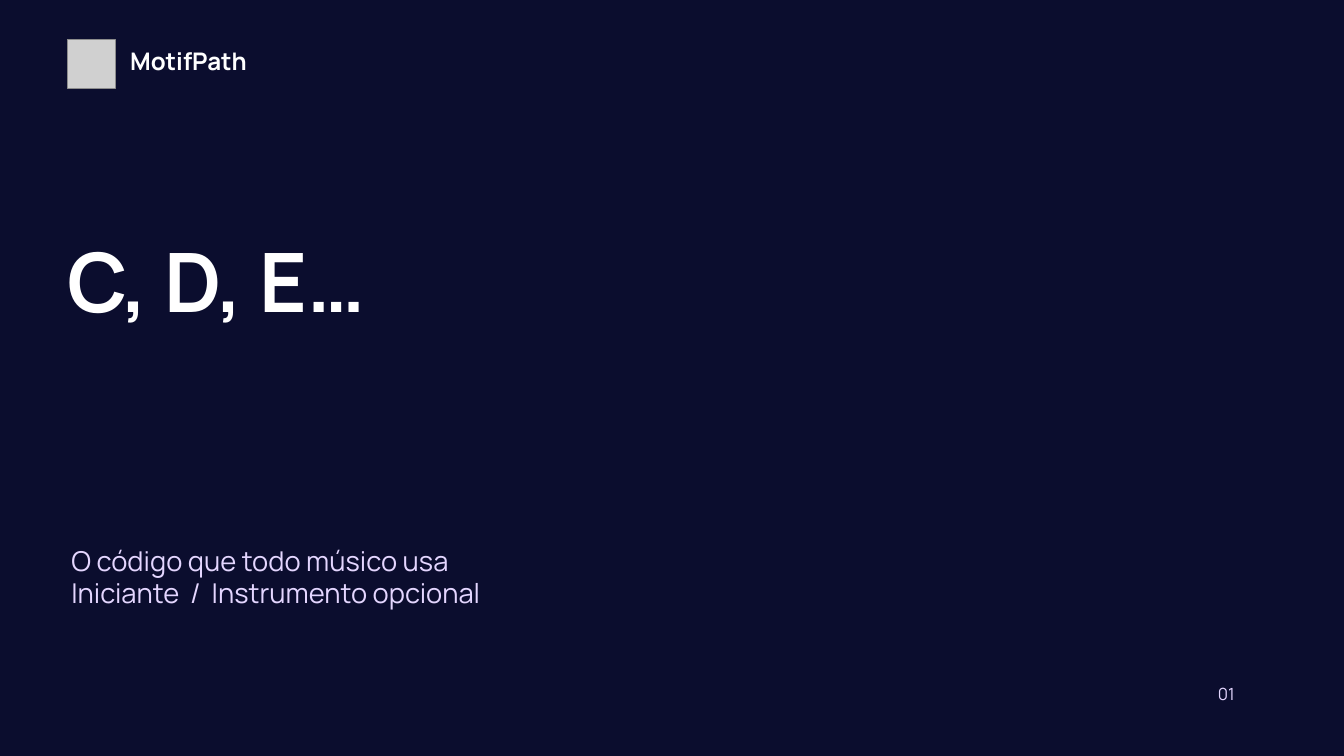
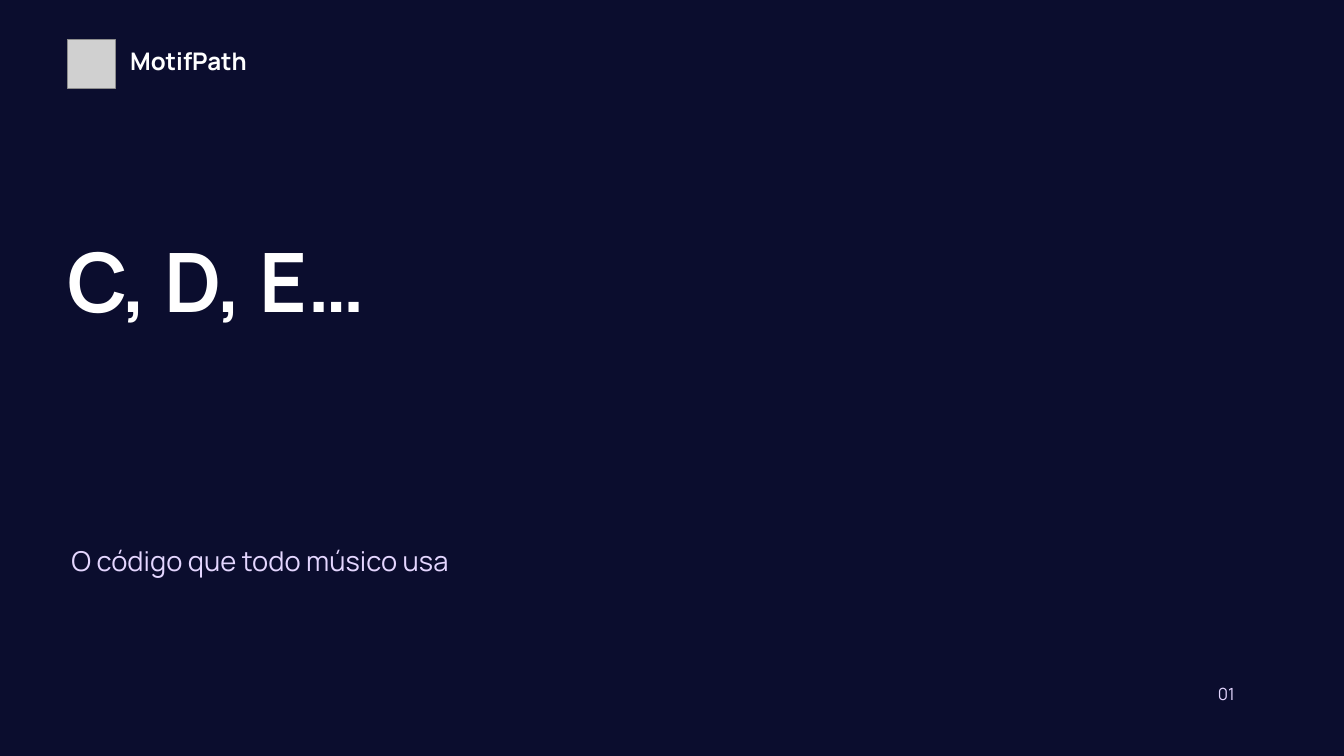
Before and after one commit to motifpath/motifpath-specs, a slide deck: slide 1 of curriculum/content/first-notes/slides/lesson-a.pt-BR.pptx. Drawn at 1344x756 pixels with LibreOffice and Linux fonts; fonts in the diff are those of the drawing; grey boxes stand for pictures; background and template pictures are left out. Boxes give left, top, right and bottom in pixels: in the first picture for what was removed or moved away, otherwise in the second. Text is boxed around its words. In the diff, an @@ line names an element or a change of style, - is before the commit and + after.

```diff
--- a/curriculum/content/first-notes/slides/lesson-a.pt-BR.pptx
+++ b/curriculum/content/first-notes/slides/lesson-a.pt-BR.pptx
@@ text at <box>71,583,480,610</box>: paragraph removed @@
-Iniciante / Instrumento opcional
```
Also in this commit, not shown: 10 other slides changed, 4 slides added, 7 other files.
